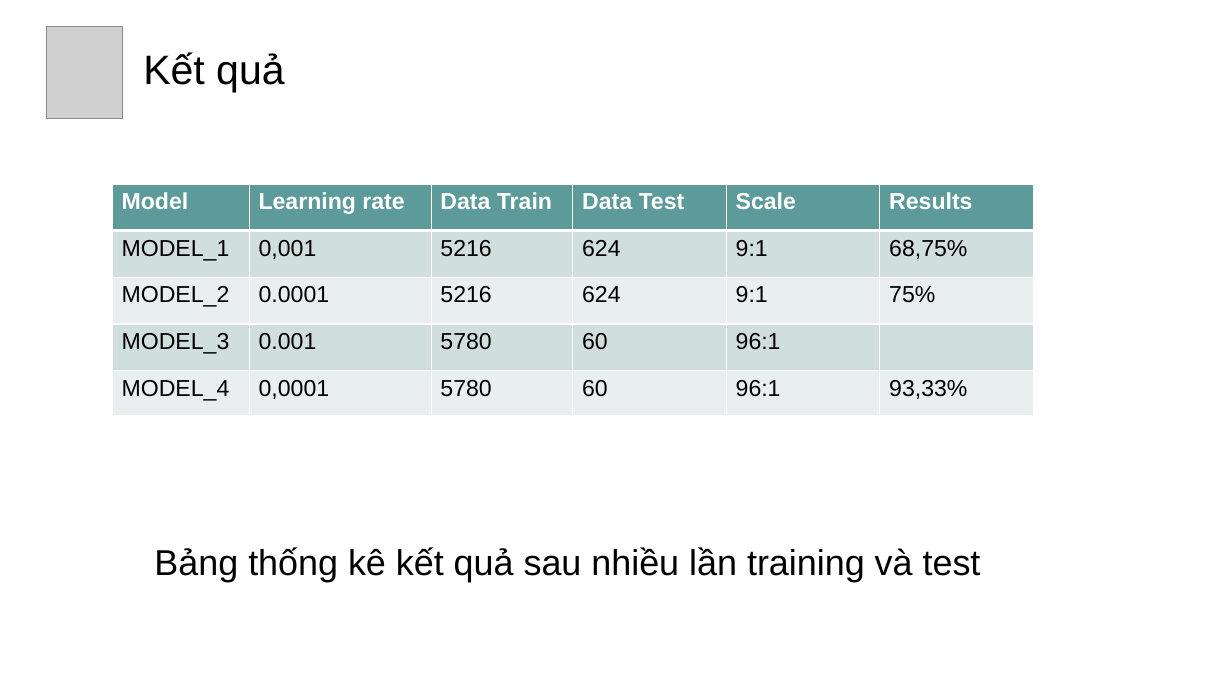
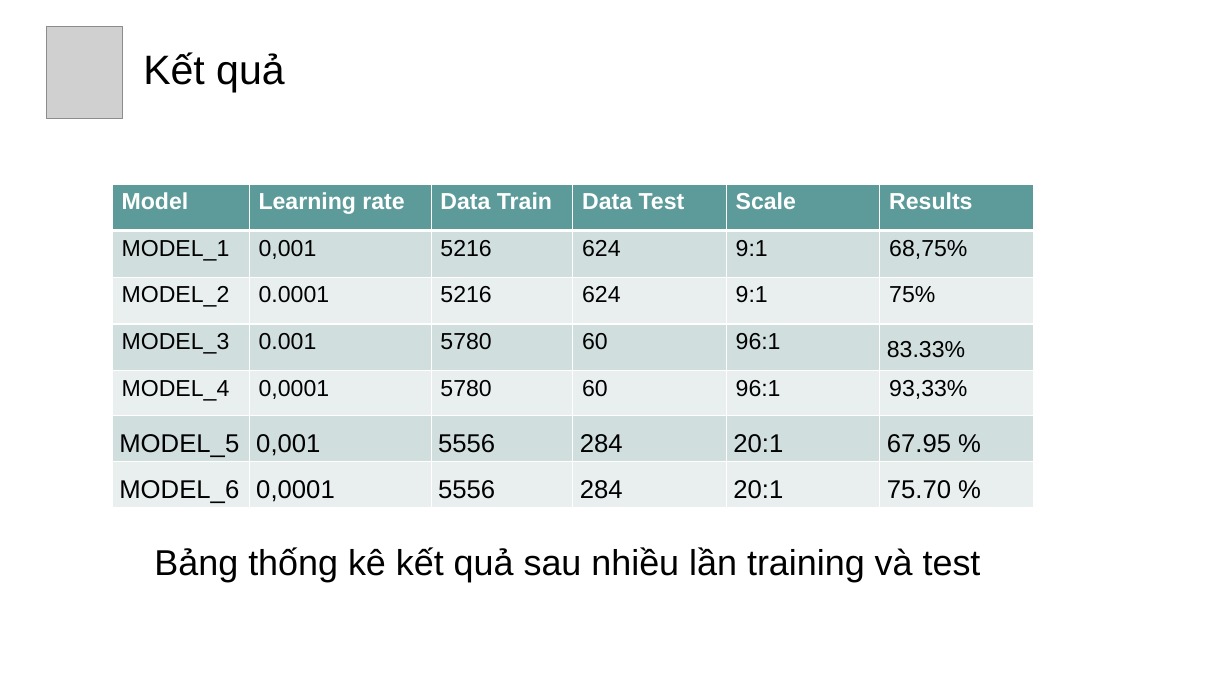
Before and after one commit to canqpham/machine_learning, a slide deck: slide 35 of EndReport-Male-slide.pptx (slide 33 before the commit). Drawn at 1232x693 pixels with LibreOffice and Linux fonts; fonts in the diff are those of the drawing; grey boxes stand for pictures. Boxes give left, top, right and bottom in pixels: in the first picture for what was removed or moved away, otherwise in the second. Text is boxed around its words. In the diff, an @@ line names an element or a change of style, - is before the commit and + after.

Commit message:
update

```diff
--- a/EndReport-Male-slide.pptx
+++ b/EndReport-Male-slide.pptx
@@ table at (113, 184, 1033, 507) @@
-row 4, column 6: 
+row 4, column 6: 83.33%
+row 6: MODEL_5 | 0,001 | 5556 | 284 | 20:1 | 67.95 %
+row 7: MODEL_6 | 0,0001 | 5556 | 284 | 20:1 | 75.70 %
```
Also in this commit, not shown: 5 other slides changed, 2 slides added.
